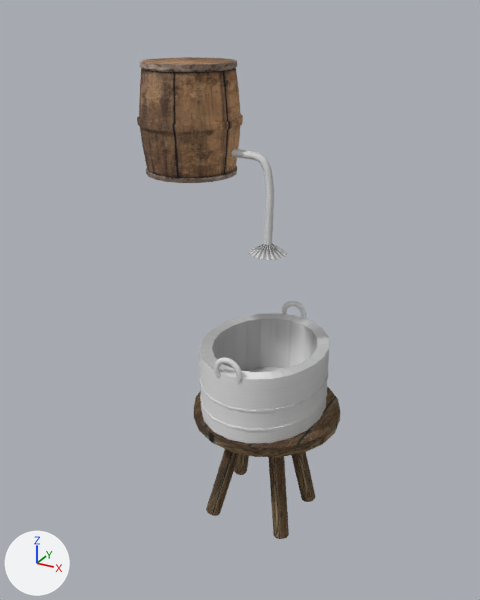
An edit to the OBJ model ProyectoFinal/ProyectoFinal/Models/lavaPlatos/lavaplatos.obj, drawn before and after from the same camera.
The view is the same before and after, from a 50 mm camera at (8.17, -15.15, 14.64) aimed at (-0.57, 0.75, 6.7). The axes (+X, +Y, +Z) are drawn at lower left. The lights are the same throughout. Where no turn or scale is listed for an object, it has been applied to the vertices. Vertices at the same position are counted once.

Objects in the first picture: 'lavaplatos'.
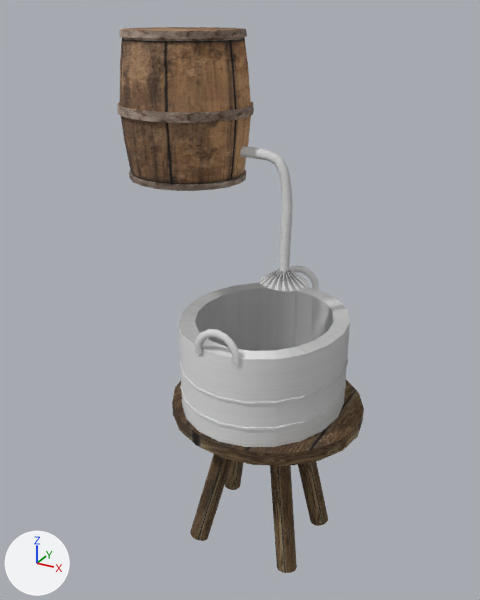
Diff of the bpy script that builds the scene:
```diff
--- a/ProyectoFinal/ProyectoFinal/Models/lavaPlatos/lavaplatos.obj.py
+++ b/ProyectoFinal/ProyectoFinal/Models/lavaPlatos/lavaplatos.obj.py
@@ me_lavaplatos @@
 # used by ob_lavaplatos; location = (0.0, 0.0, 0.0)
-me_lavaplatos.from_pydata(...)  # 7793 vertices, 15482 faces; spans x -3.59..2.69, y -1.63..2.89, z -0.59..13.35
+me_lavaplatos.from_pydata(...)  # 7793 vertices, 15482 faces; spans x -4.19..3.39, y -2.14..3.4, z -1.62..14.14
+# me_lavaplatos part 1: the loose piece of 443 vertices spanning x -1.15..0.84, y 0.26..1.34, z 8.29..11.13 is scaled about its middle by (1.31, 1.22, 1.31), then moved by (0.37, 0.01, -0.34)
+# me_lavaplatos part 2: the loose piece of 302 vertices spanning x -3.59..-0.67, y -0.72..2.2, z 10.35..13.35 is scaled about its middle by (1.31, 1.22, 1.31), then moved by (-0.14, 0.0, 0.32)
+# me_lavaplatos part 3: the loose piece of 42 vertices spanning x -1.42..-0.19, y 0.83..2.12, z -0.56..3.21 is scaled about its middle by (1.31, 1.22, 1.31), then moved by (-0.39, 0.19, -0.44)
+# me_lavaplatos part 4: the loose piece of 42 vertices spanning x -1.17..0.08, y -0.65..0.5, z -0.57..3.22 is scaled about its middle by (1.31, 1.22, 1.31), then moved by (-0.31, -0.16, -0.44)
+# me_lavaplatos part 5: the loose piece of 42 vertices spanning x 0.71..1.7, y -0.5..0.35, z -0.59..3.24 is scaled about its middle by (1.31, 1.22, 1.31), then moved by (0.24, -0.16, -0.44)
+# me_lavaplatos part 6: a new loose piece, a 20-sided cylinder along z spanning x -2.52..3.39, y -2.14..3.38, z 3.27..3.68, in mat_lambert4sg (picture img_madera_escritorio_jpg)
+# me_lavaplatos part 7: the loose piece of 282 vertices spanning x -1.53..2.21, y -1.56..2.88, z 3.43..5.52 is scaled about its middle by (1.31, 1.22, 1.31), then moved by (-0.03, 0.01, 0.54)
+# me_lavaplatos part 8: the loose piece of 42 vertices spanning x 0.66..1.76, y 0.96..1.99, z -0.58..3.23 is scaled about its middle by (1.31, 1.22, 1.31), then moved by (0.24, 0.19, -0.44)
+# me_lavaplatos part 9: a new loose piece of 222 vertices spanning x -0.45..0.91, y -2.05..-1.89, z 6.19..7.08, in mat_lambert6sg (picture img_metal_jpg)
+# me_lavaplatos part 10: a new loose piece of 222 vertices spanning x -0.45..0.91, y 3.22..3.4, z 6.19..7.08, in mat_lambert6sg (picture img_metal_jpg)
+# me_lavaplatos part 11: 19 loose pieces with 6598 vertices, spanning x -1.82..2.69, y -1.63..2.89, z 3.14..8.39, are deleted
 me_lavaplatos.materials.append(mat_lambert6sg)
```

Pixel boxes (x1, y1, x2, y2) of what changed, in the pictures (480 x 600 px; the box of a moved part takes in the faces that stretch with it):
'lavaplatos', reshaped (22% wider, 13% taller)
    before: (137, 57, 340, 539)
    after: (117, 27, 364, 573)
part 1 of me_lavaplatos, moved or reshaped
    before: (232, 149, 287, 260)
    after: (240, 146, 308, 291)
part 2 of me_lavaplatos, moved or reshaped
    before: (137, 57, 243, 183)
    after: (117, 27, 254, 191)
part 3 of me_lavaplatos, moved or reshaped
    before: (234, 454, 249, 475)
    after: (225, 460, 243, 490)
part 4 of me_lavaplatos, moved or reshaped
    before: (206, 449, 239, 516)
    after: (190, 454, 232, 541)
part 5 of me_lavaplatos, moved or reshaped
    before: (268, 457, 289, 539)
    after: (270, 466, 297, 573)
part 6 of me_lavaplatos, added (brown)
    after: (172, 380, 364, 466)
part 7 of me_lavaplatos, moved or reshaped
    before: (199, 313, 329, 443)
    after: (179, 283, 350, 447)
part 8 of me_lavaplatos, moved or reshaped
    before: (292, 452, 315, 502)
    after: (298, 461, 328, 526)
part 9 of me_lavaplatos, added
    after: (195, 329, 240, 366)
part 10 of me_lavaplatos, added
    after: (289, 266, 319, 290)
part 11 of me_lavaplatos, deleted (brown)
    before: (194, 301, 340, 457)
